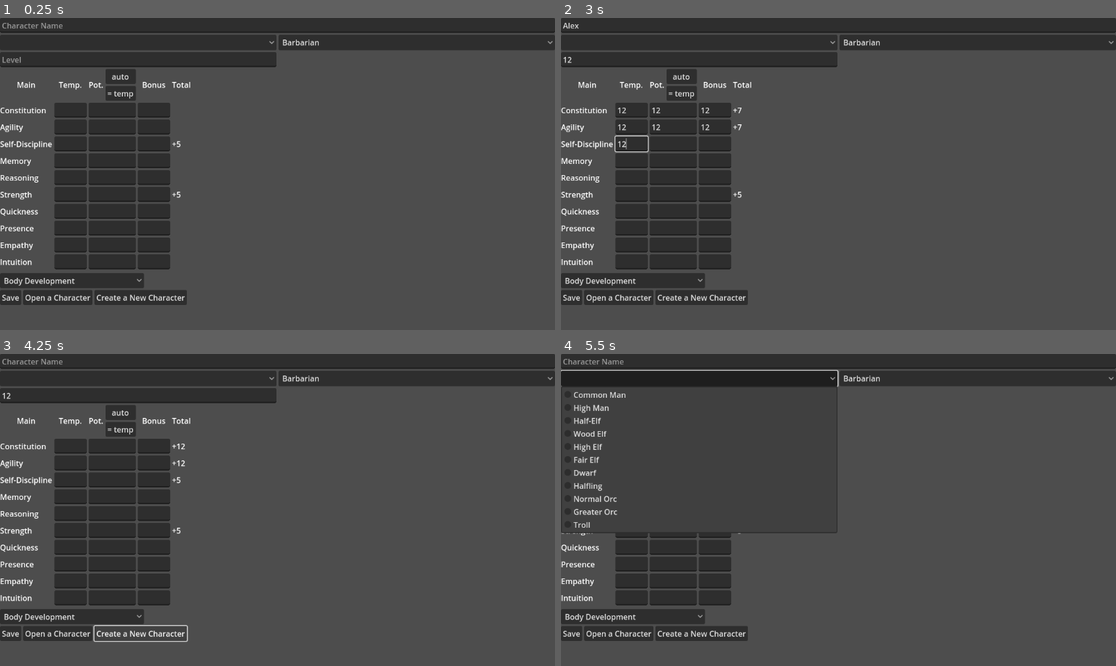
Above: before the commit, frames 1-4 (two rows, left to right).
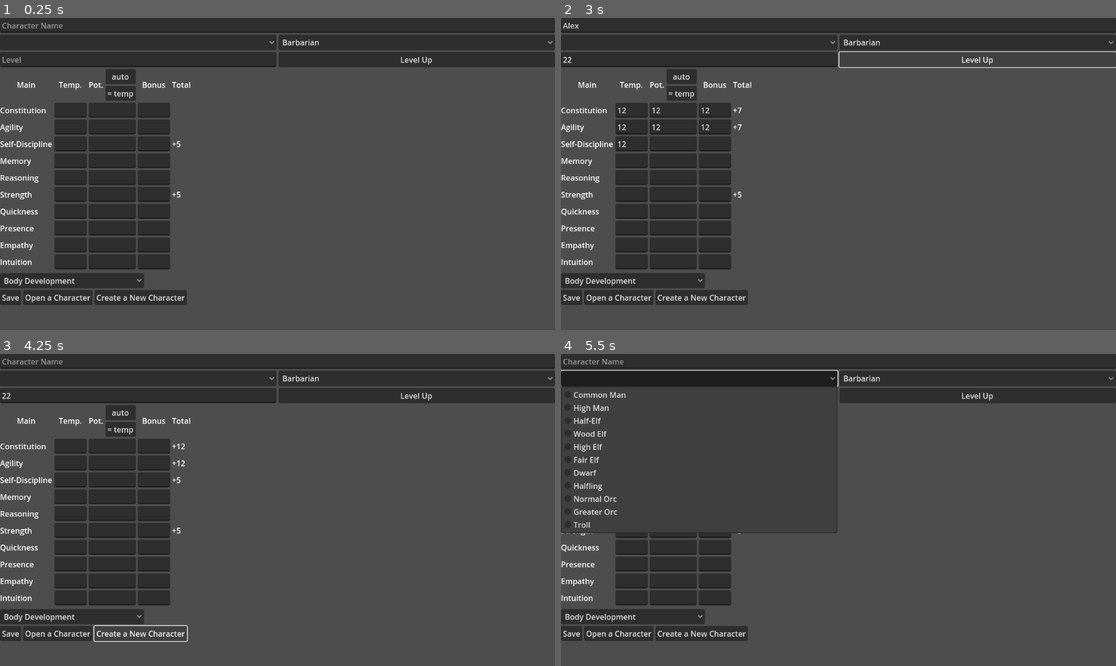
Above: after the commit, the same moments.

Repository: the-alex-g/RMCalculator
Game: Godot game, scene res://main/main.tscn
Same seed, same stepped clock (60 frames per second), same inputs: the game is played once before the commit and once after it.
Inputs (mouse positions are in pixels of both pictures, inside the frame that each line leads up to):
- Up to frame 1 (0.25 s): no input
- Up to frame 2 (3 s): click (838, 24) at 0.52 s; type "Alex" at 0.6 s; click (699, 58) at 0.75 s; type "12" at 0.83 s; click (633, 111) at 0.98 s; type "12" at 1.07 s; click (672, 111) at 1.27 s; type "12" at 1.35 s; click (716, 111) at 1.5 s; type "12" at 1.58 s; click (633, 127) at 1.73 s; type "12" at 1.82 s; click (672, 127) at 2.02 s; type "12" at 2.1 s; click (716, 127) at 2.25 s; type "12" at 2.33 s; click (633, 142) at 2.48 s; type "12" at 2.57 s; click (977, 58) at 2.75 s, where only the run after the commit has a clickable "Level Up"
- Up to frame 3 (4.25 s): click "Create a New Character" at 3.5 s
- Up to frame 4 (5.5 s): click "Create a New Character" at 4.25 s; click (699, 378) at 5 s

The runs differ from the first frame. In frame 1, 2.3% of the frame differs, in the area x 50-100%, y 10-16%; in frame 2, 0.4%; in frame 3, 2.3%, in the area x 0-100%, y 10-16%; in frame 4, 2.3%.
Error after the commit: Invalid access to property or key 'Self-Discipline' on a base object of type 'Dictionary'. (res://stat_field/stat_field.gd:314)

Commit message:
Upgrade stats and get dev points

Diff:
--- a/project/main/main.gd
+++ b/project/main/main.gd
@@ -4,7 +4,11 @@
 signal class_changed(new_class: String)
 signal level_changed(new_level: int)
 
-var level := 1
+var level := 1 :
+	set(value):
+		level = maxi(1, value)
+		level_changed.emit(level)
+		$VBoxContainer/HBoxContainer2/Level.text = str(level)
 
 @onready var _stat_field : StatField = $VBoxContainer/StatField
 @onready var _name_field : LineEdit = $VBoxContainer/NameField
@@ -116,5 +120,10 @@
 
 func _on_level_text_changed(new_text: String) -> void:
 	if new_text.is_valid_int():
-		level = maxi(1, int(new_text))
-		level_changed.emit(level)
+		level = int(new_text)
+
+
+func _on_level_up_button_pressed() -> void:
+	level += 1
+	_stat_field.level_up()
+	print(_stat_field.get_dev_points())
--- a/project/main/main.tscn
+++ b/project/main/main.tscn
@@ -39,6 +39,10 @@
 placeholder_text = "Level"
 max_length = 3
 
+[node name="LevelUpButton" type="Button" parent="VBoxContainer/HBoxContainer2"]
+layout_mode = 2
+text = "Level Up"
+
 [node name="StatField" parent="VBoxContainer" instance=ExtResource("1_nyn8g")]
 layout_mode = 2
 
@@ -66,6 +70,7 @@
 [connection signal="item_selected" from="VBoxContainer/HBoxContainer2/RaceList" to="." method="_on_race_list_item_selected"]
 [connection signal="item_selected" from="VBoxContainer/HBoxContainer2/ClassList" to="." method="_on_class_list_item_selected"]
 [connection signal="text_changed" from="VBoxContainer/HBoxContainer2/Level" to="." method="_on_level_text_changed"]
+[connection signal="pressed" from="VBoxContainer/HBoxContainer2/LevelUpButton" to="." method="_on_level_up_button_pressed"]
 [connection signal="bonuses_changed" from="VBoxContainer/StatField" to="." method="_on_stat_field_bonuses_changed"]
 [connection signal="pressed" from="VBoxContainer/HBoxContainer/SaveButton" to="." method="_on_save_button_pressed"]
 [connection signal="pressed" from="VBoxContainer/HBoxContainer/OpenButton" to="." method="_on_open_button_pressed"]
--- a/project/stat_field/stat_field.gd
+++ b/project/stat_field/stat_field.gd
@@ -18,7 +18,66 @@
 	"Troll":{"Strength":15, "Quickness":-10, "Presence":-10, "Intuition":-10, "Empathy":-10, "Constitution":15, "Agility":-10, "Self-Discipline":-10, "Memory":-10, "Reasoning":-10}
 }
 const POTENTIAL_TABLE := {
-
+	10:[25],
+	20:[30],
+	30:[35, 39],
+	35:[38, 42, 59],
+	40:[40, 45, 62],
+	45:[42, 47, 64],
+	49:[44, 49, 66],
+	51:[46, 51, 68],
+	53:[48, 53, 70],
+	55:[50, 55, 71],
+	57:[52, 57, 72, 74, 84],
+	59:[54, 59, 73, 75, 85],
+	61:[56, 61, 74, 76, 86],
+	63:[58, 63, 75, 77, 87],
+	65:[60, 65, 76, 78, 88],
+	67:[62, 67, 77, 79, 88, 89],
+	69:[64, 69, 78, 80, 89, 89],
+	71:[66, 71, 79, 81, 89, 90],
+	73:[68, 73, 80, 82, 90, 90],
+	75:[70, 75, 81, 83, 90, 91],
+	77:[72, 77, 82, 84, 91, 91],
+	79:[74, 79, 83, 85, 91, 92],
+	81:[76, 81, 84, 86, 92, 92],
+	83:[78, 83, 85, 87, 92, 93],
+	85:[80, 85, 86, 88, 93, 93, 94],
+	87:[82, 86, 87, 89, 93, 94, 94],
+	89:[84, 87, 88, 90, 94, 94, 95],
+	90:[86, 88, 89, 91, 94, 95, 95, 97],
+	91:[88, 89, 90, 92, 95, 95, 96, 97],
+	92:[90, 90, 91, 93, 95, 96, 96, 97],
+	93:[91, 91, 92, 94, 96, 96, 97, 98],
+	94:[92, 92, 93, 95, 96, 97, 97, 98, 99],
+	95:[93, 93, 94, 96, 97, 97, 98, 98, 99],
+	96:[94, 94, 95, 97, 97, 98, 98, 99, 99],
+	97:[95, 95, 96, 97, 98, 98, 99, 99, 99],
+	98:[96, 96, 97, 98, 98, 99, 99, 99, 100],
+	99:[97, 97, 98, 98, 99, 99, 100, 100, 100],
+	100:[98, 98, 99, 99, 99, 100, 100, 100, 100, 101]
+}
+const STAT_GAIN_TABLE := {
+	4:[],
+	10:[1, 1, 1],
+	15:[2, 2, 1, 1],
+	20:[3, 3, 2, 1, 1],
+	25:[4, 4, 2, 2, 1, 1],
+	30:[5, 5, 3, 2, 2, 1, 1],
+	35:[6, 5, 3, 2, 2, 1, 1, 1],
+	40:[7, 6, 4, 3, 2, 1, 1, 1],
+	45:[8, 6, 4, 3, 3, 2, 1, 1],
+	50:[9, 7, 5, 3, 3, 2, 1, 1],
+	55:[10, 7, 5, 4, 3, 2, 2, 1, 1],
+	60:[11, 8, 6, 4, 4, 2, 2, 1, 1],
+	65:[11, 8, 6, 4, 4, 3, 2, 1, 1],
+	70:[12, 9, 7, 5, 4, 3, 2, 2, 1],
+	75:[12, 9, 7, 5, 5, 3, 2, 2, 1],
+	80:[13, 10, 8, 6, 5, 3, 3, 2, 1],
+	85:[13, 10, 8, 6, 5, 4, 3, 2, 1],
+	90:[14, 11, 9, 7, 6, 4, 3, 2, 1],
+	95:[14, 11, 9, 7, 6, 4, 3, 2, 1],
+	100:[15, 12, 10, 8, 6, 4, 3, 2, 1]
 }
 
 var _bonus_labels := {}
@@ -61,9 +120,9 @@
 		_pots[stat] = pot
 
 		_add_label(stat)
-		_add_label(str(temp))
-		_add_label(str(pot))
-		_add_label(_format_bonus(bonus))
+		_add_line_edit(stat, _on_temp_field_filled, str(temp))
+		_pot_edits[stat] = _add_line_edit(stat, _on_pot_field_filled, str(pot))
+		_add_line_edit(stat, _on_bonus_field_filled, str(bonus))
 		_bonus_labels[stat] = _add_label()
 
 		_update_bonuses(stat)
@@ -97,9 +156,10 @@
 	return label
 
 
-func _add_line_edit(stat: String, function: Callable) -> LineEdit:
+func _add_line_edit(stat: String, function: Callable, text:="") -> LineEdit:
 	var line_edit := LineEdit.new()
 	line_edit.max_length = 3
+	line_edit.text = text
 	add_child(line_edit)
 	line_edit.text_changed.connect(function.bind(stat))
 	return line_edit
@@ -210,55 +270,15 @@
 
 func _generate_pot(temp: int) -> int:
 	var roll := randi_range(1, 100)
-	var table := {
-		10:[25],
-		20:[30],
-		30:[35, 39],
-		35:[38, 42, 59],
-		40:[40, 45, 62],
-		45:[42, 47, 64],
-		49:[44, 49, 66],
-		51:[46, 51, 68],
-		53:[48, 53, 70],
-		55:[50, 55, 71],
-		57:[52, 57, 72, 74, 84],
-		59:[54, 59, 73, 75, 85],
-		61:[56, 61, 74, 76, 86],
-		63:[58, 63, 75, 77, 87],
-		65:[60, 65, 76, 78, 88],
-		67:[62, 67, 77, 79, 88, 89],
-		69:[64, 69, 78, 80, 89, 89],
-		71:[66, 71, 79, 81, 89, 90],
-		73:[68, 73, 80, 82, 90, 90],
-		75:[70, 75, 81, 83, 90, 91],
-		77:[72, 77, 82, 84, 91, 91],
-		79:[74, 79, 83, 85, 91, 92],
-		81:[76, 81, 84, 86, 92, 92],
-		83:[78, 83, 85, 87, 92, 93],
-		85:[80, 85, 86, 88, 93, 93, 94],
-		87:[82, 86, 87, 89, 93, 94, 94],
-		89:[84, 87, 88, 90, 94, 94, 95],
-		90:[86, 88, 89, 91, 94, 95, 95, 97],
-		91:[88, 89, 90, 92, 95, 95, 96, 97],
-		92:[90, 90, 91, 93, 95, 96, 96, 97],
-		93:[91, 91, 92, 94, 96, 96, 97, 98],
-		94:[92, 92, 93, 95, 96, 97, 97, 98, 99],
-		95:[93, 93, 94, 96, 97, 97, 98, 98, 99],
-		96:[94, 94, 95, 97, 97, 98, 98, 99, 99],
-		97:[95, 95, 96, 97, 98, 98, 99, 99, 99],
-		98:[96, 96, 97, 98, 98, 99, 99, 99, 100],
-		99:[97, 97, 98, 98, 99, 99, 100, 100, 100],
-		100:[98, 98, 99, 99, 99, 100, 100, 100, 100, 101]
-	}
-	for key : int in table:
+	for key : int in POTENTIAL_TABLE:
 		if roll <= key:
-			return _get_pot(temp, table[key])
+			return _get_pot(temp, POTENTIAL_TABLE[key].duplicate())
 	return temp
 
 
 func _get_pot(temp: int, values: Array) -> int:
 	var limits : Array[int] = [24, 39, 59, 74, 84, 89, 94, 97, 99, 200]
-	for i in limits.size() - values.size():
+	for i in 10 - values.size():
 		values.append(temp)
 	for i in limits.size():
 		if temp <= limits[i]:
@@ -279,3 +299,69 @@
 		SkillContainer.EM:_get_bonus("Empathy"),
 		SkillContainer.IN:_get_bonus("Intuition")
 	}
+
+
+func level_up() -> void:
+	for stat in STATS:
+		_upgrade_stat(stat)
+
+
+func _upgrade_stat(stat : String) -> void:
+	var roll := randi_range(1, 100)
+	for threshold in STAT_GAIN_TABLE:
+		if roll <= threshold:
+			var stat_gain_list : Array = STAT_GAIN_TABLE[threshold]
+			var difference : int = _pots[stat] - _temps[stat]
+			if difference > 0:
+				if difference == 1 and stat_gain_list.size() == 9:
+					_temps[stat] += stat_gain_list[8]
+				elif difference == 2 and stat_gain_list.size() >= 8:
+					_temps[stat] += stat_gain_list[7]
+				elif difference == 3 and stat_gain_list.size() >= 7:
+					_temps[stat] += stat_gain_list[6]
+				elif difference <= 5 and stat_gain_list.size() >= 6:
+					_temps[stat] += stat_gain_list[5]
+				elif difference <= 7 and stat_gain_list.size() >= 5:
+					_temps[stat] += stat_gain_list[4]
+				elif difference <= 9 and stat_gain_list.size() >= 4:
+					_temps[stat] += stat_gain_list[3]
+				elif difference <= 11 and stat_gain_list.size() >= 3:
+					_temps[stat] += stat_gain_list[2]
+				elif difference <= 14 and stat_gain_list.size() >= 2:
+					_temps[stat] += stat_gain_list[1]
+				elif stat_gain_list.size() > 0:
+					_temps[stat] += stat_gain_list[0]
+			break
+	_update_bonuses(stat)
+
+
+func get_dev_points() -> int:
+	var total := 0
+	for stat in ["Constitution", "Agility", "Self-Discipline", "Memory", "Reasoning"]:
+		total += _calculate_dev_points(_temps[stat])
+	return total
+
+
+func _calculate_dev_points(temp : int) -> int:
+	if temp <= 4:
+		return 1
+	elif temp <= 14:
+		return 2
+	elif temp <= 24:
+		return 3
+	elif temp <= 39:
+		return 4
+	elif temp <= 59:
+		return 5
+	elif temp <= 74:
+		return 6
+	elif temp <= 84:
+		return 7
+	elif temp <= 94:
+		return 8
+	elif temp <= 99:
+		return 9
+	elif temp <= 101:
+		return 10
+	else:
+		return 11
Not shown, added: project/test_character.role
